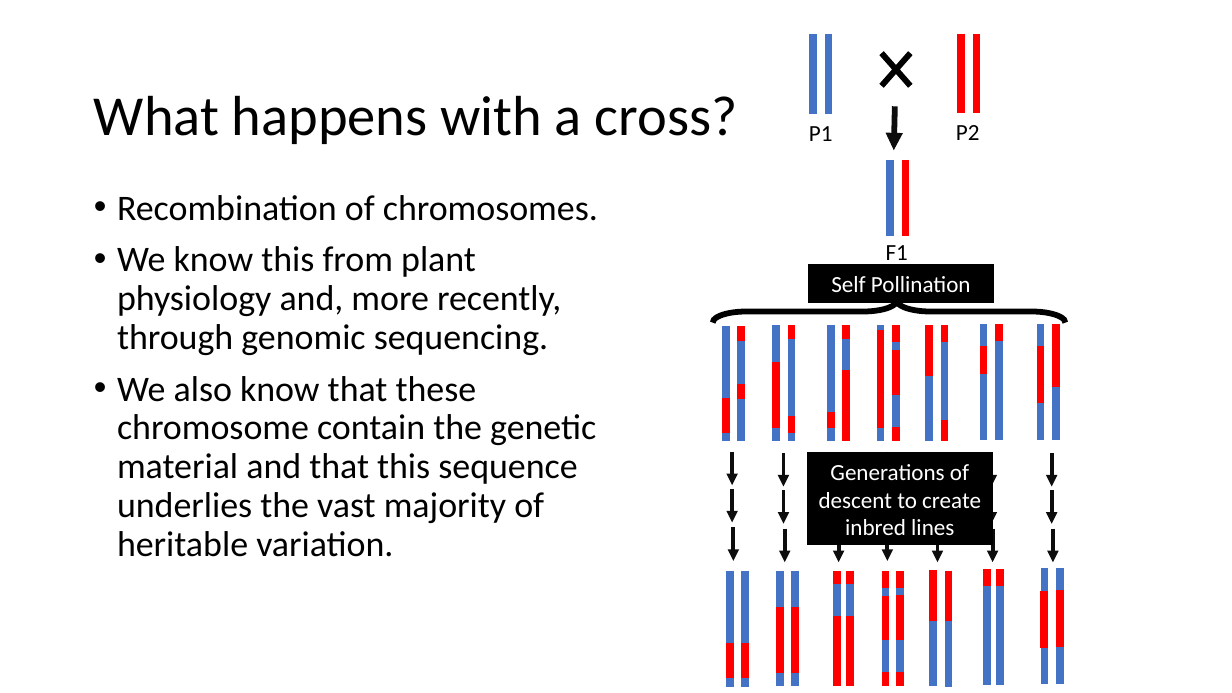
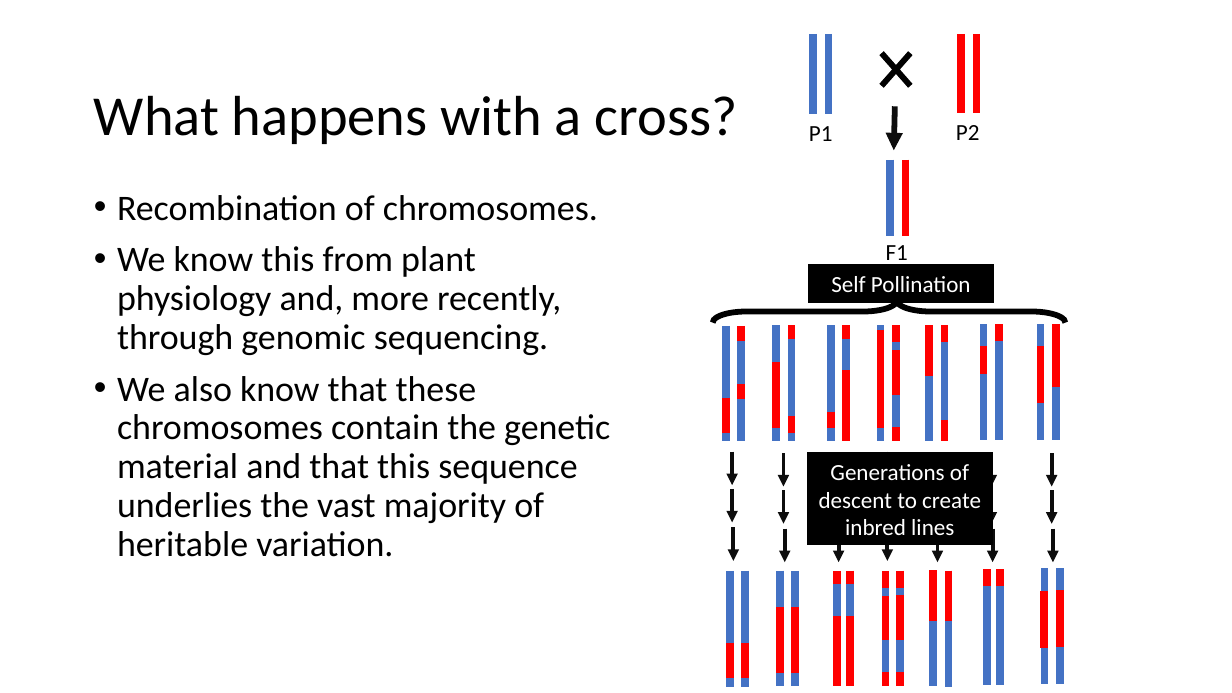
Before and after one commit to ter56/September2_2021_class, a slide deck: slide 7 of AdditiveModels_9_2_2021.pptx. Drawn at 1232x693 pixels with LibreOffice and Linux fonts; fonts in the diff are those of the drawing. Boxes give left, top, right and bottom in pixels: in the first picture for what was removed or moved away, otherwise in the second. Text is boxed around its words. In the diff, an @@ line names an element or a change of style, - is before the commit and + after.

```diff
--- a/AdditiveModels_9_2_2021.pptx
+++ b/AdditiveModels_9_2_2021.pptx
@@ text at <box>117,376,610,557</box>: text changed @@
-• We also know that these chromosome contain the genetic material and that this sequence underlies the vast majority of heritable variation.
+• We also know that these chromosomes contain the genetic material and that this sequence underlies the vast majority of heritable variation.
```
Also in this commit, not shown: 5 other slides changed, 20 slides added, 6 slides removed, 1 other file.
